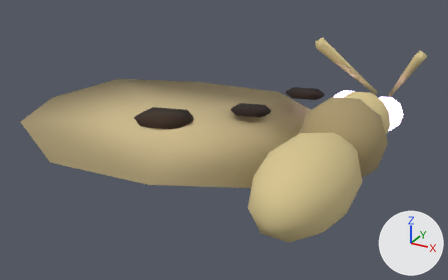
An edit to the glTF model assets-src/polilla/polilla_raw.glb, drawn before and after from the same camera.
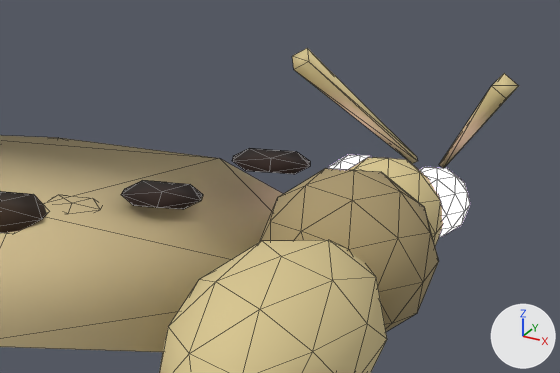
Each version is shown whole from a camera (50 mm lens) standing at (0.89, -1.98, 1.32) and looking at (-0.64, 0.8, -0.07), then close up on the part from 38% to 100% of the width and 5% to 71% of the height. Every picture has the same lights, and +X, +Y and +Z are marked at lower right. The older version's two pictures come first. The close-ups show mesh edges as thin lines.

The first close-up shows 'Polilla', 'WingR'.
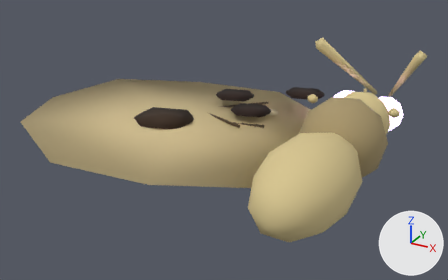
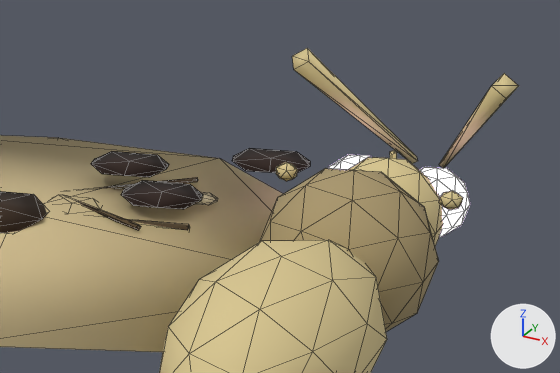
What differs and where, as boxes [x1, y1, x2, y2] in the close-ups (560 x 373 px):
part 1 of me_polilla, added
    after: [439, 190, 463, 210]
part 2 of me_polilla, added
    after: [276, 162, 297, 181]
part 3 of me_polilla, added
    after: [390, 150, 397, 159]
part 4 of me_wingr, added
    after: [91, 151, 169, 177]
part 5 of me_wingr, added
    after: [195, 192, 218, 205]
part 6 of me_wingr, added
    after: [74, 177, 198, 231]

The change, as a diff of the scene's bpy script:
```diff
--- a/assets-src/polilla/polilla_raw.glb.py
+++ b/assets-src/polilla/polilla_raw.glb.py
@@ mat_spot_004 @@
+mat_spot_004 = principled_material('Spot.004')
+mat_spot_004.base_color = (0.0232, 0.00913, 0.00518)  # black #2a1810
+mat_spot_004.roughness = 0.9
@@ mat_vein @@
+mat_vein = principled_material('Vein')
+mat_vein.base_color = (0.102, 0.0648, 0.0296)  # brown #5a4830
+mat_vein.roughness = 0.9
@@ mat_spot_003 @@
+mat_spot_003 = principled_material('Spot.003')
+mat_spot_003.base_color = (0.0232, 0.00913, 0.00518)  # black #2a1810
+mat_spot_003.roughness = 0.9
@@ me_polilla @@
 # used by ob_polilla; location = (0.0, 0.0, 0.0)
-me_polilla.from_pydata(...)  # 250 vertices, 464 faces; spans x -0.31..0.31, y 0.0..1.66, z -0.21..0.46
+me_polilla.from_pydata(...)  # 282 vertices, 516 faces; spans x -0.31..0.31, y 0.0..1.66, z -0.21..0.46
+# me_polilla part 1: a new loose piece, an icosphere of 20 faces spanning x 0.19..0.25, y 0.993..1.044, z 0.153..0.207, in mat_body (beige #d8c690)
+# me_polilla part 2: a new loose piece, an icosphere of 20 faces spanning x -0.25..-0.19, y 0.993..1.044, z 0.153..0.207, in mat_body (beige #d8c690)
+# me_polilla part 3: the loose piece of 8 vertices spanning x -0.31..-0.03, y 1.21..1.66, z 0.04..0.46 is copied, and the copy is multiplied about its middle by the matrix ((0.254, -0.139, 0.0), (0.122, 0.223, 0.139), (-0.067, -0.122, 0.254)), then moved by (0.17, -0.16, -0.13); it spans x -0.01..0.01, y 1.23..1.32, z 0.03..0.21
 me_polilla.materials.append(mat_body)
@@ me_wingr @@
 # used by ob_wingr; location = (0.0, 0.0, 0.0)
-me_wingr.from_pydata(...)  # 84 vertices, 140 faces; spans x -1.82..0.06, y 0.0..1.42, z -0.04..0.13
+me_wingr.from_pydata(...)  # 168 vertices, 280 faces; spans x -1.82..0.06, y 0.0..1.42, z -0.04..0.13
+# me_wingr part 4: a new loose piece, an icosphere of 20 faces spanning x -0.838..-0.602, y 0.966..1.172, z 0.091..0.109, in mat_spot_003 (black #2a1810)
+# me_wingr part 5: a new loose piece, an icosphere of 20 faces spanning x -0.5457..-0.4143, y 0.9586..1.0598, z 0.0565..0.0635, in mat_wingspot (beige #e8d8b0)
+# me_wingr part 6
+# 36 vertices are added at x -1.16..-0.38, y 0.6..1.17, z -0.03..0.07
+# 60 new faces join them, mat_vein (brown #5a4830)
+# other edits to the shape of me_wingr do not show in these pictures
 me_wingr.materials.append(mat_wing)
@@ me_wingr @@
 me_wingr.materials.append(mat_wingspot)
+me_wingr.materials.append(mat_spot_003)  # black #2a1810
+me_wingr.materials.append(mat_spot_004)  # black #2a1810
+me_wingr.materials.append(mat_vein)  # brown #5a4830
```
